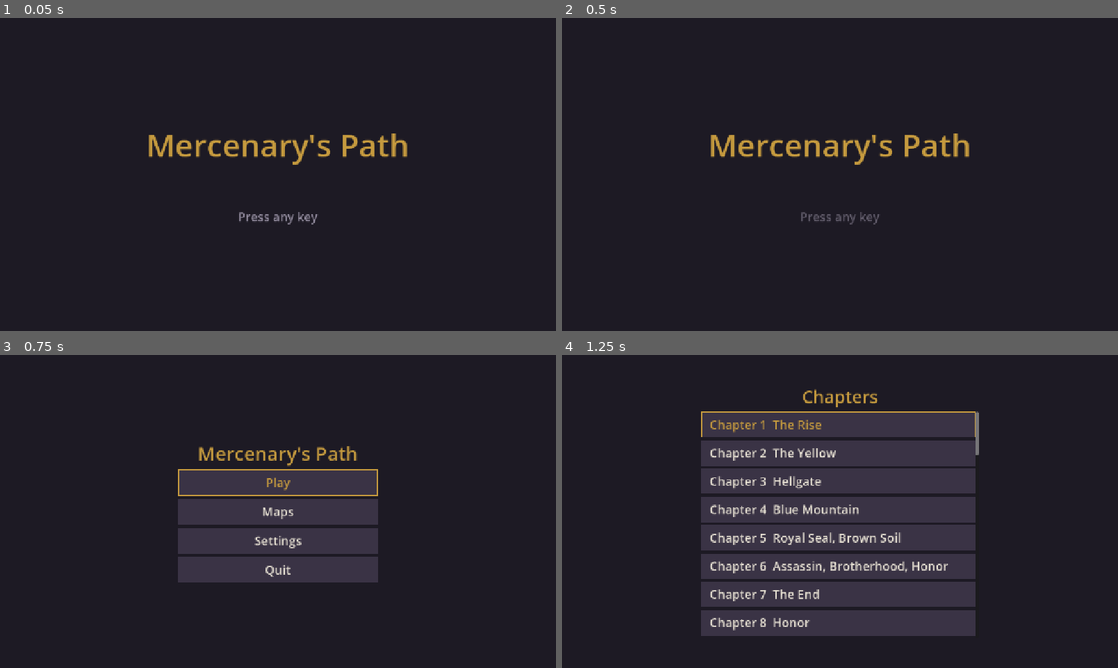
Above: before the commit, frames 1-4 (two rows, left to right).
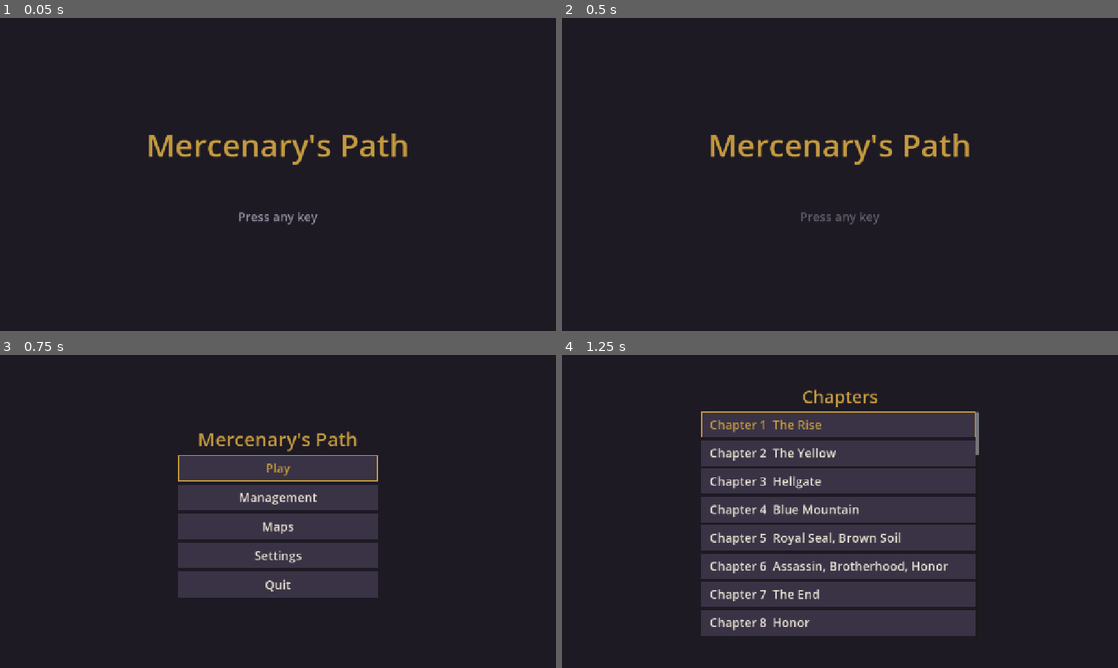
Above: after the commit, the same moments.

Repository: sapega89/Path-Of-A-Warrior
Game: Godot game, scene res://scenes/main.tscn
Same seed, same stepped clock (60 frames per second), same inputs: the game is played once before the commit and once after it.
Inputs (mouse positions are in pixels of both pictures, inside the frame that each line leads up to):
- Up to frame 1 (0.05 s): no input
- Up to frame 2 (0.5 s): no input
- Up to frame 3 (0.75 s): tap Enter at 0.5 s; move the mouse to (400, 495) at 0.52 s; hold D (move_right) from 0.53 s (still down); tap J (attack) at 0.6 s; click (400, 495) at 0.67 s
- Up to frame 4 (1.25 s): keep holding D (move_right); tap Space at 0.77 s

Frames 1-2 are identical in both runs. In frame 3, 7.8% of the frame differs, in the area x 32-68%, y 24-78%; in frame 4, nothing differs.

Commit message:
Godot: Management and Attributes screens, stat points
Management lists the hero's pages (Attributes open, the others greyed for now).
Attributes shows name, level, fame, free points and HP/MP/ATK/DEF with a + that
spends a point (HP +5, MP +3, ATK +1, DEF +1) and saves the hero.

Co-Authored-By: Claude Opus 5.5 <noreply@anthropic.com>
Claude-Session: https://claude.ai/code/session_01Pra1er1kKanejmpdQiPXsm

Diff:
--- a/godot/client/i18n/strings.json
+++ b/godot/client/i18n/strings.json
@@ -102,5 +102,69 @@
   "mission.level_up": {
     "en": "Level Up : Lv %d",
     "uk": "Новий рівень: %d"
+  },
+  "menu.management": {
+    "en": "Management",
+    "uk": "Керування"
+  },
+  "management.title": {
+    "en": "Management",
+    "uk": "Керування"
+  },
+  "management.attributes": {
+    "en": "Attributes",
+    "uk": "Характеристики"
+  },
+  "management.skills": {
+    "en": "Skills",
+    "uk": "Уміння"
+  },
+  "management.gear": {
+    "en": "Gear",
+    "uk": "Спорядження"
+  },
+  "management.inventory": {
+    "en": "Inventory",
+    "uk": "Торба"
+  },
+  "management.assign_items": {
+    "en": "Assign Items",
+    "uk": "Швидкі предмети"
+  },
+  "attributes.title": {
+    "en": "Attributes",
+    "uk": "Характеристики"
+  },
+  "attributes.name": {
+    "en": "Name",
+    "uk": "Ім'я"
+  },
+  "attributes.level": {
+    "en": "Lev:",
+    "uk": "Рів.:"
+  },
+  "attributes.fame": {
+    "en": "Fame:",
+    "uk": "Слава:"
+  },
+  "attributes.points": {
+    "en": "Stat Pts:",
+    "uk": "Очки:"
+  },
+  "attributes.hp": {
+    "en": "HP:",
+    "uk": "HP:"
+  },
+  "attributes.mp": {
+    "en": "MP:",
+    "uk": "MP:"
+  },
+  "attributes.attack": {
+    "en": "ATK:",
+    "uk": "АТК:"
+  },
+  "attributes.defense": {
+    "en": "DEF:",
+    "uk": "ЗАХ:"
   }
 }
--- a/godot/client/scripts/core/profile.gd
+++ b/godot/client/scripts/core/profile.gd
@@ -16,7 +16,11 @@
 ## The weapon a new hero holds: the Iron Claymore (a long sword, attack +1).
 const START_WEAPON := {"id": 116, "name": "Iron Claymore", "attack": 1, "kind": 0}
 const PROGRESS_PER_WIN := 5
-
+## What one stat point adds: HP, MP, attack, defence.
+const POINT_GAINS := [5, 3, 1, 1]
+enum Stat { HP, MP, ATTACK, DEFENSE }
+
+var hero_name := "Hero"
 var level := 1
 var experience := 0  # exp into the current level
 var fame := 0
@@ -97,6 +101,24 @@
 
 func max_mp() -> int:
 	return base_mp + int(weapon.get("mp", 0))
+
+
+## Spends a free stat point on HP (+5), MP (+3), attack (+1) or defence (+1).
+## False when there is no point left.
+func spend_point(stat: int) -> bool:
+	if stat_points <= 0 or stat < 0 or stat >= POINT_GAINS.size():
+		return false
+	stat_points -= 1
+	match stat:
+		Stat.HP:
+			base_hp += POINT_GAINS[stat]
+		Stat.MP:
+			base_mp += POINT_GAINS[stat]
+		Stat.ATTACK:
+			base_attack += POINT_GAINS[stat]
+		Stat.DEFENSE:
+			base_defense += POINT_GAINS[stat]
+	return true
 
 
 ## The hero of a mission starts with this hero's numbers, full HP and MP.
@@ -146,7 +168,7 @@
 
 
 func to_dict() -> Dictionary:
-	return {"level": level, "exp": experience, "fame": fame, "gold": gold, "stat_points": stat_points,
+	return {"name": hero_name, "level": level, "exp": experience, "fame": fame, "gold": gold, "stat_points": stat_points,
 		"base": [base_hp, base_mp, base_attack, base_defense], "weapon": weapon,
 		"skill_levels": skill_levels, "hotkeys": hotkeys, "quick_slots": quick_slots,
 		"quick_keys": quick_keys, "items": items, "friendship": friendship,
@@ -154,6 +176,7 @@
 
 
 func from_dict(d: Dictionary) -> void:
+	hero_name = str(d.get("name", hero_name))
 	level = int(d.get("level", level))
 	experience = int(d.get("exp", experience))
 	fame = int(d.get("fame", fame))
--- a/godot/client/scripts/core/router.gd
+++ b/godot/client/scripts/core/router.gd
@@ -11,6 +11,8 @@
 	"map_viewer": "res://scripts/screens/map_viewer.gd",
 	"campaign": "res://scripts/screens/campaign_screen.gd",
 	"mission": "res://scripts/screens/mission_screen.gd",
+	"management": "res://scripts/screens/management_screen.gd",
+	"attributes": "res://scripts/screens/attributes_screen.gd",
 }
 
 var current: Control
--- /dev/null
+++ b/godot/client/scripts/screens/attributes_screen.gd
@@ -0,0 +1,103 @@
+extends Control
+## Attributes: the hero's name, level, fame and free stat points, and HP, MP, attack and
+## defence, each with a "+" that spends a point on it (HP +5, MP +3, attack +1, defence +1).
+## Attack and defence show the hero's own part and the gear's part ("4+1").
+## Every point spent is saved at once.
+
+const UiTheme := preload("res://scripts/ui/ui_theme.gd")
+const Profile := preload("res://scripts/core/profile.gd")
+## Stat row name, text key, Profile.Stat.
+const STATS := [
+	["HP", "attributes.hp", Profile.Stat.HP],
+	["MP", "attributes.mp", Profile.Stat.MP],
+	["ATK", "attributes.attack", Profile.Stat.ATTACK],
+	["DEF", "attributes.defense", Profile.Stat.DEFENSE],
+]
+
+var profile: RefCounted
+var path: String = Profile.PATH
+var values := {}  # row name -> its value Label
+var plus := {}  # stat row name -> its "+" Button
+
+
+func _ready() -> void:
+	path = str(Router.params.get("profile_path", Profile.PATH))
+	profile = Profile.load_or_new(path)
+	var col := UiTheme.menu_column(self, 520)
+	col.add_child(UiTheme.heading("attributes.title", 44))
+	_row(col, "Name", "attributes.name")
+	_row(col, "Level", "attributes.level")
+	_row(col, "Fame", "attributes.fame")
+	_row(col, "Points", "attributes.points")
+	for s in STATS:
+		var b := Button.new()
+		b.name = "Plus" + s[0]
+		b.text = "+"
+		var stat: int = s[2]
+		b.pressed.connect(func(): spend(stat))
+		_row(col, s[0], s[1], b)
+		plus[s[0]] = b
+	var back := Button.new()
+	back.name = "Back"
+	back.text = "common.back"
+	back.pressed.connect(func(): Router.back())
+	col.add_child(back)
+	refresh()
+	back.grab_focus.call_deferred()
+	for s in STATS:
+		if not plus[s[0]].disabled:
+			plus[s[0]].grab_focus.call_deferred()
+			break
+
+
+## Spends a point on the stat and saves the hero. False when no point is left.
+func spend(stat: int) -> bool:
+	if not profile.spend_point(stat):
+		return false
+	profile.save(path)
+	refresh()
+	return true
+
+
+func refresh() -> void:
+	values["Name"].text = profile.hero_name
+	values["Level"].text = str(profile.level)
+	values["Fame"].text = str(profile.fame)
+	values["Points"].text = str(profile.stat_points)
+	values["HP"].text = str(profile.max_hp())
+	values["MP"].text = str(profile.max_mp())
+	values["ATK"].text = _with_gear(profile.base_attack, profile.attack())
+	values["DEF"].text = _with_gear(profile.base_defense, profile.defense())
+	for b in plus.values():
+		b.disabled = profile.stat_points <= 0
+
+
+## "4+1" when the gear adds to the hero's own number, else just the number.
+static func _with_gear(own: int, total: int) -> String:
+	return str(own) if total == own else "%d+%d" % [own, total - own]
+
+
+func _row(col: VBoxContainer, row_name: String, label_key: String, button: Button = null) -> void:
+	var row := HBoxContainer.new()
+	row.name = row_name
+	var l := Label.new()
+	l.text = label_key
+	l.size_flags_horizontal = Control.SIZE_EXPAND_FILL
+	row.add_child(l)
+	var v := Label.new()
+	v.name = "Value"
+	v.auto_translate_mode = Node.AUTO_TRANSLATE_MODE_DISABLED
+	v.horizontal_alignment = HORIZONTAL_ALIGNMENT_RIGHT
+	v.custom_minimum_size = Vector2(120, 0)
+	row.add_child(v)
+	values[row_name] = v
+	if button != null:
+		button.custom_minimum_size = Vector2(56, 0)
+		row.add_child(button)
+	col.add_child(row)
+
+
+func _unhandled_input(event: InputEvent) -> void:
+	if event.is_action_pressed("ui_cancel"):
+		get_viewport().set_input_as_handled()
+		Router.back()
--- a/godot/client/scripts/screens/main_menu.gd
+++ b/godot/client/scripts/screens/main_menu.gd
@@ -1,5 +1,5 @@
 extends Control
-## Main menu: play, settings, quit (no quit button on phones and the web).
+## Main menu: play, management, maps, settings, quit (no quit button on phones and the web).
 
 const UiTheme := preload("res://scripts/ui/ui_theme.gd")
 
@@ -10,6 +10,7 @@
 	var col := UiTheme.menu_column(self)
 	col.add_child(UiTheme.heading("game.title", 44))
 	_add(col, "Play", "menu.play", func(): Router.push("campaign"))
+	_add(col, "Management", "menu.management", func(): Router.push("management"))
 	_add(col, "Maps", "menu.maps", func(): Router.push("map_viewer"))
 	_add(col, "Settings", "menu.settings", func(): Router.push("settings"))
 	if show_quit():
--- /dev/null
+++ b/godot/client/scripts/screens/management_screen.gd
@@ -0,0 +1,42 @@
+extends Control
+## Management: the hero's pages between missions. Attributes is open; Skills, Gear,
+## Inventory and Assign Items are shown greyed until they have their pages.
+
+const UiTheme := preload("res://scripts/ui/ui_theme.gd")
+## Page button name, text key, screen (empty: not open yet).
+const PAGES := [
+	["Attributes", "management.attributes", "attributes"],
+	["Skills", "management.skills", ""],
+	["Gear", "management.gear", ""],
+	["Inventory", "management.inventory", ""],
+	["AssignItems", "management.assign_items", ""],
+]
+
+var buttons: Array[Button] = []
+
+
+func _ready() -> void:
+	var col := UiTheme.menu_column(self)
+	col.add_child(UiTheme.heading("management.title", 44))
+	for page in PAGES:
+		var b := Button.new()
+		b.name = page[0]
+		b.text = page[1]
+		var screen: String = page[2]
+		b.disabled = screen.is_empty()
+		if not b.disabled:
+			b.pressed.connect(func(): Router.push(screen, Router.params))
+		col.add_child(b)
+		buttons.append(b)
+	var back := Button.new()
+	back.name = "Back"
+	back.text = "common.back"
+	back.pressed.connect(func(): Router.back())
+	col.add_child(back)
+	buttons[0].grab_focus.call_deferred()
+
+
+func _unhandled_input(event: InputEvent) -> void:
+	if event.is_action_pressed("ui_cancel"):
+		get_viewport().set_input_as_handled()
+		Router.back()
--- /dev/null
+++ b/godot/client/tests/test_management.gd
@@ -0,0 +1,48 @@
+extends "res://tests/test_case.gd"
+
+const Profile := preload("res://scripts/core/profile.gd")
+const Attributes := preload("res://scripts/screens/attributes_screen.gd")
+const TEST_PATH := "user://test_attributes.json"
+
+
+func test_points_spent() -> void:
+	var p := Profile.new()
+	check(p.spend_point(Profile.Stat.HP), "HP")
+	check(p.spend_point(Profile.Stat.MP), "MP")
+	check(p.spend_point(Profile.Stat.ATTACK), "attack")
+	check(p.spend_point(Profile.Stat.DEFENSE), "defence")
+	eq(p.max_hp(), 35, "HP +5")
+	eq(p.max_mp(), 13, "MP +3")
+	eq(p.attack(), 7, "attack +1")
+	eq(p.defense(), 5, "defence +1")
+	eq(p.stat_points, 1, "one point left")
+	check(p.spend_point(Profile.Stat.HP), "the last point")
+	check(not p.spend_point(Profile.Stat.HP), "no point left")
+	eq(p.max_hp(), 40, "nothing more")
+
+
+func test_attributes_screen() -> void:
+	var p := Profile.new()
+	p.save(TEST_PATH)
+	var old: Dictionary = Router.params
+	Router.params = {"profile_path": TEST_PATH}
+	var screen: Control = Attributes.new()
+	root.add_child(screen)
+	eq(screen.values["Points"].text, "5", "five points")
+	eq(screen.values["ATK"].text, "5+1", "own attack and the claymore's")
+	eq(screen.values["HP"].text, "30", "HP")
+	for i in 3:
+		screen.plus["HP"].pressed.emit()
+	screen.plus["DEF"].pressed.emit()
+	screen.plus["DEF"].pressed.emit()
+	eq(screen.values["HP"].text, "45", "three points on HP")
+	eq(screen.values["DEF"].text, "6", "two on defence")
+	eq(screen.values["Points"].text, "0", "none left")
+	check(screen.plus["MP"].disabled, "the + buttons are off")
+	check(not screen.spend(Profile.Stat.MP), "nothing to spend")
+	var saved: RefCounted = Profile.load_or_new(TEST_PATH)
+	eq(saved.max_hp(), 45, "saved")
+	eq(saved.stat_points, 0, "the points saved")
+	screen.free()
+	Router.params = old
+	DirAccess.remove_absolute(ProjectSettings.globalize_path(TEST_PATH))
--- a/godot/client/tools/shots.gd
+++ b/godot/client/tools/shots.gd
@@ -18,6 +18,16 @@
 	await _shot(out, "02_main_menu")
 	Router.push("settings")
 	await _shot(out, "03_settings")
+	# Management and Attributes, with a hero who has put three points into HP.
+	Router.go("main_menu")
+	Router.push("management", {"profile_path": "user://shot_hero.json"})
+	await _shot(out, "05_management")
+	var hero: RefCounted = load("res://scripts/core/profile.gd").new()
+	for i in 3:
+		hero.spend_point(0)
+	hero.save("user://shot_hero.json")
+	Router.push("attributes", Router.params)
+	await _shot(out, "06_attributes")
 	Router.go("map_viewer")
 	var viewer: Node = Router.current
 	for n in MAPS:
